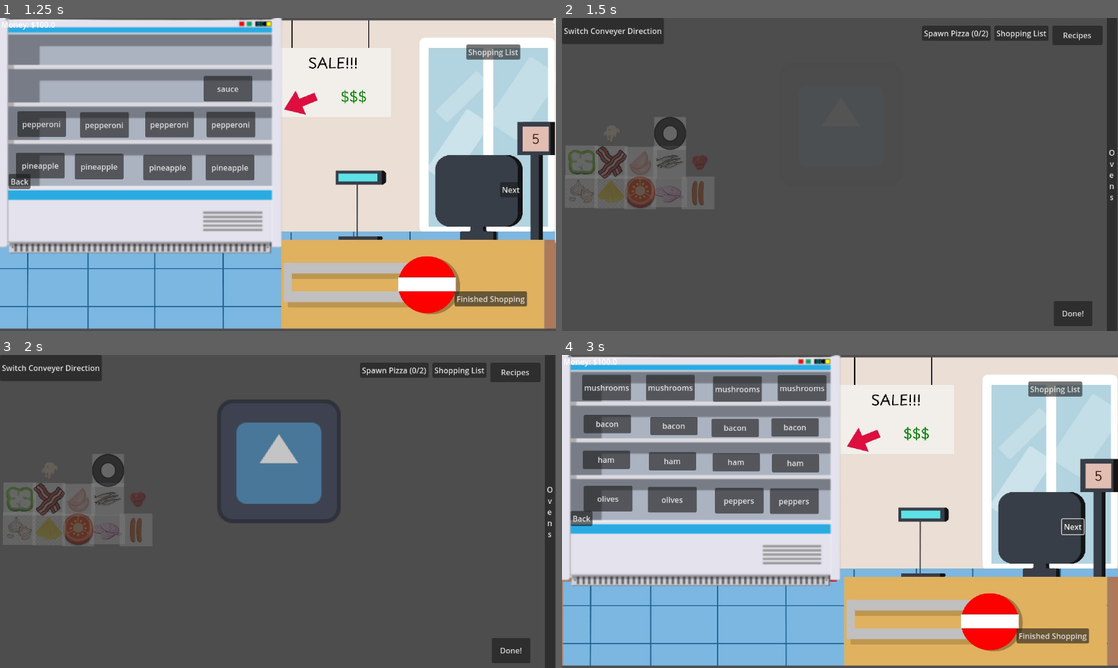
Above: before the commit, frames 1-4 (two rows, left to right).
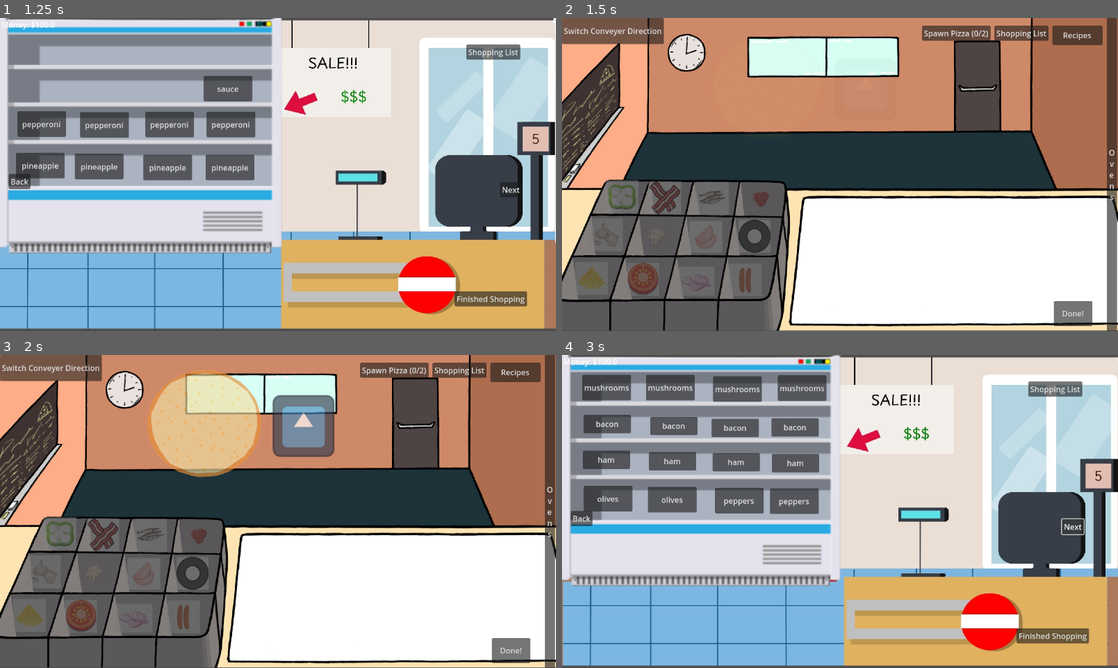
Above: after the commit, the same moments.

Repository: Leone2004/LandLockedLigersGame
Game: Godot game, scene res://Scenes/mainmenu.tscn
Two runs of this game, one before a commit and one after it. Both use one fixed random seed, a clock stepped at 60 frames per second and the inputs below. The engine's default icon, where the game draws it, is replaced by a stand-in: a white triangle on a blue panel in a dark square.
Inputs (mouse positions are in pixels of both pictures, inside the frame that each line leads up to):
- Up to frame 1 (1.25 s): click (283, 111) at 0.5 s
- Up to frame 2 (1.5 s): click "Finished Shopping" at 1.25 s
- Up to frame 3 (2 s): no input
- Up to frame 4 (3 s): click "Done!" at 2 s; click "Next" at 2.75 s

Frame 1 is identical in both runs. In frame 2, 88% of the frame differs, in the area x 0-100%, y 0-100%; in frame 3, 87%; in frame 4, nothing differs.

Commit message:
fixed some bugs

Diff:
--- /dev/null
+++ b/cookingupsuccessgame/Scenes/Main_Music.tscn
@@ -0,0 +1,9 @@
+[gd_scene load_steps=2 format=3 uid="uid://x85edk31w28v"]
+
+[ext_resource type="AudioStream" uid="uid://delpnw5uravdf" path="res://Music/music_orlamusic_Happy+004.mp3" id="1_6tk6g"]
+
+[node name="AudioStreamPlayer2D" type="AudioStreamPlayer2D"]
+stream = ExtResource("1_6tk6g")
+volume_db = -1.0
+autoplay = true
+max_distance = 100000.0
--- a/cookingupsuccessgame/Scenes/cooking.tscn
+++ b/cookingupsuccessgame/Scenes/cooking.tscn
@@ -7,6 +7,9 @@
 [ext_resource type="Script" uid="uid://dgrt25h7og77y" path="res://Scripts/sell.gd" id="5_7w5j8"]
 [ext_resource type="PackedScene" uid="uid://dvhspowe5pn6t" path="res://Scenes/shopping_list.tscn" id="5_iv1kd"]
 [ext_resource type="PackedScene" uid="uid://bvn8x7y2k3m4n" path="res://Scenes/IngredientSpot.tscn" id="7_bhcx5"]
+[ext_resource type="Texture2D" uid="uid://c2wc3wo0ut616" path="res://Art/Final Cooking up Success Images and Audio/Background images/cooking kitchen1.png" id="8_5t8r7"]
+[ext_resource type="Texture2D" uid="uid://b7c43r66t0437" path="res://Art/Final Cooking up Success Images and Audio/Background images/cooking kitchen2.png" id="9_8l6gq"]
+[ext_resource type="PackedScene" uid="uid://brnrw56qbt731" path="res://Scenes/sell.tscn" id="10_8l6gq"]
 
 [sub_resource type="RectangleShape2D" id="RectangleShape2D_iv1kd"]
 size = Vector2(240, 106)
@@ -159,14 +162,14 @@
 
 [node name="OvenScene" parent="." instance=ExtResource("4_jhubm")]
 z_index = -1
-position = Vector2(1421, -406)
+position = Vector2(1399, -387)
 
 [node name="OvenScene2" parent="." instance=ExtResource("4_jhubm")]
 z_index = -1
-position = Vector2(947, -406)
+position = Vector2(942, -384)
 
 [node name="sell_area" parent="." instance=ExtResource("3_kqqjs")]
-position = Vector2(12, -435)
+position = Vector2(-143, -513)
 scale = Vector2(2, 2)
 script = ExtResource("5_7w5j8")
 
@@ -180,51 +183,69 @@
 debug_color = Color(0.943782, 9.2411e-06, 0.600066, 0.42)
 
 [node name="IngredientSpot4" parent="." instance=ExtResource("7_bhcx5")]
-position = Vector2(-526, -296)
+position = Vector2(-474, -206)
 ingredient_index = 9
 
 [node name="IngredientSpot" parent="." instance=ExtResource("7_bhcx5")]
-position = Vector2(-525, -357)
+position = Vector2(-442, -285)
 ingredient_index = 5
 
 [node name="IngredientSpot2" parent="." instance=ExtResource("7_bhcx5")]
-position = Vector2(-403, -355)
+position = Vector2(-268, -202)
 ingredient_index = 7
 
 [node name="IngredientSpot3" parent="." instance=ExtResource("7_bhcx5")]
-position = Vector2(-343, -356)
+position = Vector2(-254, -282)
 ingredient_index = 8
 
 [node name="IngredientSpot5" parent="." instance=ExtResource("7_bhcx5")]
-position = Vector2(-284, -293)
+position = Vector2(-186, -113)
 ingredient_index = 13
 
 [node name="IngredientSpot6" parent="." instance=ExtResource("7_bhcx5")]
-position = Vector2(-342, -416)
+position = Vector2(-167, -203)
 ingredient_index = 4
 
 [node name="IngredientSpot8" parent="." instance=ExtResource("7_bhcx5")]
-position = Vector2(-463, -416)
+position = Vector2(-371, -202)
 ingredient_index = 2
 
 [node name="IngredientSpot10" parent="." instance=ExtResource("7_bhcx5")]
-position = Vector2(-344, -293)
+position = Vector2(-287, -110)
 ingredient_index = 12
 
 [node name="IngredientSpot11" parent="." instance=ExtResource("7_bhcx5")]
-position = Vector2(-404, -293)
+position = Vector2(-398, -114)
 ingredient_index = 11
 
 [node name="IngredientSpot12" parent="." instance=ExtResource("7_bhcx5")]
-position = Vector2(-465, -295)
+position = Vector2(-505, -116)
 ingredient_index = 10
 
 [node name="IngredientSpot13" parent="." instance=ExtResource("7_bhcx5")]
-position = Vector2(-464, -356)
+position = Vector2(-353, -283)
 ingredient_index = 6
 
 [node name="IngredientSpot14" parent="." instance=ExtResource("7_bhcx5")]
-position = Vector2(-281, -357)
+position = Vector2(-154, -281)
+
+[node name="CookingKitchen1" type="Sprite2D" parent="."]
+z_index = -4
+texture_filter = 1
+position = Vector2(9, -331)
+scale = Vector2(0.601042, 0.599074)
+texture = ExtResource("8_5t8r7")
+metadata/_edit_lock_ = true
+
+[node name="CookingKitchen2" type="Sprite2D" parent="."]
+z_index = -4
+position = Vector2(1164, -332)
+scale = Vector2(0.601563, 0.596759)
+texture = ExtResource("9_8l6gq")
+metadata/_edit_lock_ = true
+
+[node name="Area2D" parent="." instance=ExtResource("10_8l6gq")]
+position = Vector2(63, -508)
 
 [connection signal="pressed" from="CanvasLayer/Oven_Cooking_Button" to="." method="_on_button_pressed"]
 [connection signal="pressed" from="CanvasLayer/RecipeButton" to="." method="_on_recipe_pressed"]
--- a/cookingupsuccessgame/Scenes/oven_scene.tscn
+++ b/cookingupsuccessgame/Scenes/oven_scene.tscn
@@ -3,7 +3,7 @@
 [ext_resource type="Texture2D" uid="uid://eokxplwjsapr" path="res://Art/Final Cooking up Success Image folder 2/Equipment/Pizza Oven Option 2.png" id="1_2w1kf"]
 
 [sub_resource type="RectangleShape2D" id="RectangleShape2D_2w1kf"]
-size = Vector2(474, 454)
+size = Vector2(211, 123)
 
 [node name="OvenScene" type="Node2D"]
 
@@ -14,9 +14,10 @@
 [node name="Area2D" type="Area2D" parent="." groups=["oven"]]
 
 [node name="CollisionShape2D" type="CollisionShape2D" parent="Area2D"]
+position = Vector2(0, -41.5)
 shape = SubResource("RectangleShape2D_2w1kf")
 
 [node name="PizzaOvenOption2" type="Sprite2D" parent="."]
-position = Vector2(71, -122)
-scale = Vector2(1.794, 2.053)
+position = Vector2(30, -81)
+scale = Vector2(0.813, 0.9845)
 texture = ExtResource("1_2w1kf")
--- a/cookingupsuccessgame/Scenes/pizza.tscn
+++ b/cookingupsuccessgame/Scenes/pizza.tscn
@@ -1,11 +1,11 @@
 [gd_scene load_steps=9 format=3 uid="uid://cbv1kvsc8lip3"]
 
 [ext_resource type="Script" uid="uid://4l8vuah41ksy" path="res://Scripts/pizza.gd" id="1_je5pd"]
-[ext_resource type="Texture2D" uid="uid://5mgc7ux7nk1g" path="res://Art/icon.svg" id="2_7s6re"]
+[ext_resource type="Texture2D" uid="uid://6cj10v308mn" path="res://Art/Final Cooking up Success Images and Audio/Kitchen Ingredients/Plain pizza.png" id="2_7s6re"]
 [ext_resource type="Script" uid="uid://c1b3m8280c0er" path="res://Scripts/ClockTimer.gd" id="3_clock"]
 
-[sub_resource type="RectangleShape2D" id="RectangleShape2D_glui1"]
-size = Vector2(128, 128)
+[sub_resource type="CircleShape2D" id="CircleShape2D_geqgq"]
+radius = 55.0
 
 [sub_resource type="Animation" id="Animation_geqgq"]
 length = 0.001
@@ -64,12 +64,12 @@
 
 [node name="Pizza" type="Node2D" parent="."]
 
-[node name="Icon" type="Sprite2D" parent="Pizza"]
-texture_filter = 1
+[node name="PlainPizza" type="Sprite2D" parent="Pizza"]
+scale = Vector2(0.301215, 0.289714)
 texture = ExtResource("2_7s6re")
 
 [node name="CollisionShape2D" type="CollisionShape2D" parent="."]
-shape = SubResource("RectangleShape2D_glui1")
+shape = SubResource("CircleShape2D_geqgq")
 
 [node name="Baker_timer" type="Timer" parent="."]
 
--- a/cookingupsuccessgame/Scripts/pizza.gd
+++ b/cookingupsuccessgame/Scripts/pizza.gd
@@ -55,7 +55,7 @@
 var current_ingredients: Array[String] = []
 
 # Nodes
-@onready var sprite: Sprite2D = $Pizza/Icon
+@onready var sprite: Sprite2D = $Pizza/PlainPizza
 @onready var bake_timer: Timer = $Baker_timer
 @onready var clock_timer: Node2D = $ClockTimer
 
@@ -107,7 +107,7 @@
 func _is_clicking_on_pizza_sprite(mouse_pos: Vector2) -> bool:
 	"""Check if the mouse click is directly on the pizza sprite, not on attached ingredients"""
 	# Get the pizza sprite node
-	var pizza_sprite: Sprite2D = $Pizza/Icon
+	var pizza_sprite: Sprite2D = $Pizza/PlainPizza
 	if not pizza_sprite:
 		# Fallback to collision shape check if sprite doesn't exist
 		var local_mouse_pos: Vector2 = to_local(mouse_pos)
--- a/cookingupsuccessgame/Scripts/sell.gd
+++ b/cookingupsuccessgame/Scripts/sell.gd
@@ -6,10 +6,12 @@
 var cur_customer: int = 0
 var playing: bool = false
 @onready var happy_face = preload("res://Art/Final Cooking up Success Image folder 2/Equipment/Pizza cutter.png")
-@onready var face = $Pizza/Icon
-@onready var normal_face = face.texture
+@onready var face = $Pizza/PlainPizza
+@onready var normal_face = face.texture if face != null else null
 
 func _ready() -> void:
+	if face == null:
+		print("ERROR: $Pizza/PlainPizza not found in sell.gd!")
 	area_ref = $"."
 	pizza_ref = $Pizza
 	pizza_ref.modulate.a = 0
@@ -26,7 +28,10 @@
 		cur_customer = 1
 		playing = false
 	elif cur_customer == 2 && !playing:
-		face.texture = happy_face
+		if face != null:
+			face.texture = happy_face
+		else:
+			print("WARNING: Tried to set happy_face, but 'face' is null!")
 		playing = true
 		anim_ref.play("transparent_on")
 		await anim_ref.animation_finished
--- a/cookingupsuccessgame/project.godot
+++ b/cookingupsuccessgame/project.godot
@@ -18,7 +18,7 @@
 [autoload]
 
 Global="*res://Scripts/global.gd"
-MainMusic="*res://Main_Music.tscn"
+MainMusic="*res://Scenes/Main_Music (2).tscn"
 
 [display]
 
Binary file added: cookingupsuccessgame/Art/Final Cooking up Success Images and Audio/Background images/Grocery Background.jpg
Not shown, added: cookingupsuccessgame/Art/Final Cooking up Success Images and Audio/Background images/Grocery Background.jpg.import
Binary file added: cookingupsuccessgame/Art/Final Cooking up Success Images and Audio/Background images/Receipt Page 01.png
Not shown, added: cookingupsuccessgame/Art/Final Cooking up Success Images and Audio/Background images/Receipt Page 01.png.import
Binary file added: cookingupsuccessgame/Art/Final Cooking up Success Images and Audio/Background images/Recipe book background.png
Not shown, added: cookingupsuccessgame/Art/Final Cooking up Success Images and Audio/Background images/Recipe book background.png.import
Binary file added: cookingupsuccessgame/Art/Final Cooking up Success Images and Audio/Background images/Shopping_List_Background.png
Not shown, added: cookingupsuccessgame/Art/Final Cooking up Success Images and Audio/Background images/Shopping_List_Background.png.import
Binary file added: cookingupsuccessgame/Art/Final Cooking up Success Images and Audio/Background images/cooking kitchen1.png
Not shown, added: cookingupsuccessgame/Art/Final Cooking up Success Images and Audio/Background images/cooking kitchen1.png.import
Binary file added: cookingupsuccessgame/Art/Final Cooking up Success Images and Audio/Background images/cooking kitchen2.png
Not shown, added: cookingupsuccessgame/Art/Final Cooking up Success Images and Audio/Background images/cooking kitchen2.png.import
(and 124 more such lines)
